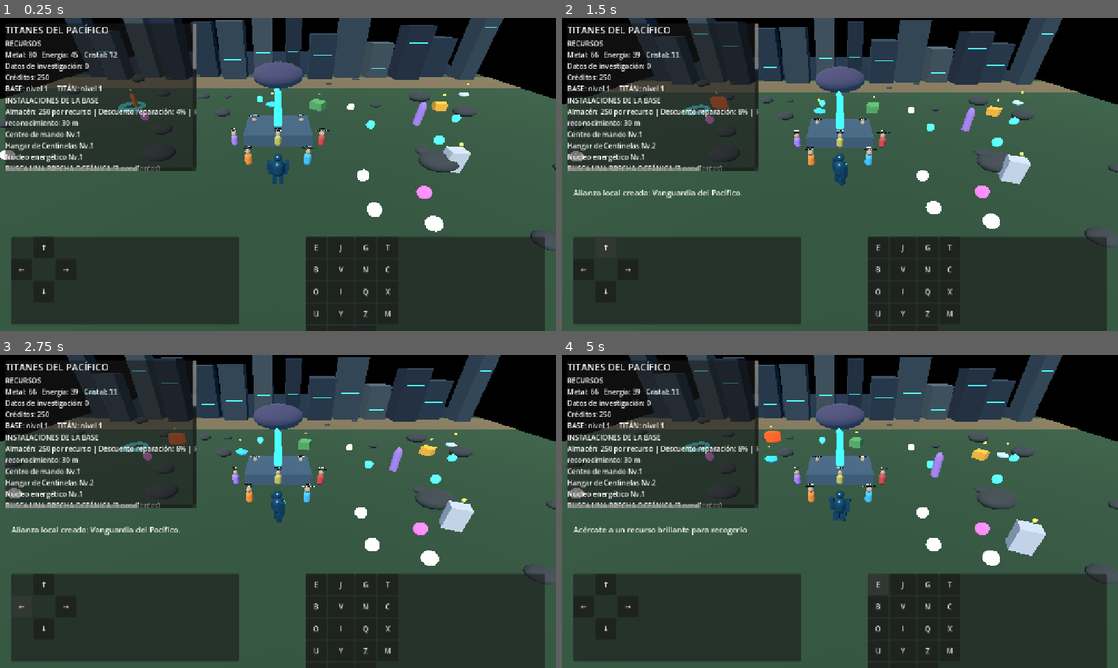
Above: before the commit, frames 1-4 (two rows, left to right).
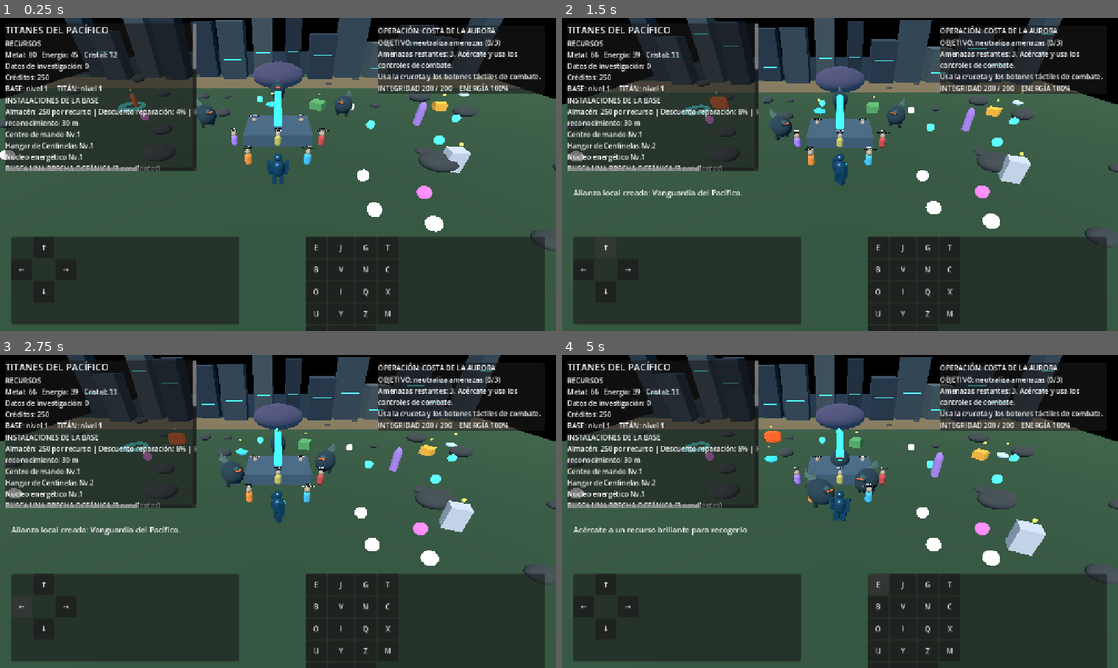
Above: after the commit, the same moments.

Repository: edwjacpinros2012-dev/Titanes-del-Pac-fico-
Game: Godot game, scene res://scenes/main.tscn
The game is run twice, just before and just after one commit, with the same random seed, the same clock (stepped at 60 frames per second) and the same inputs.
Inputs (mouse positions are in pixels of both pictures, inside the frame that each line leads up to):
- Up to frame 1 (0.25 s): no input
- Up to frame 2 (1.5 s): tap Enter at 0.5 s; move the mouse to (812, 237) at 0.52 s; hold N (base_upgrade_selected) 0.53-1.25 s; hold P (alliance_create) 0.53-1.25 s; click (812, 237) at 0.67 s; click "↑" at 1.25 s
- Up to frame 3 (2.75 s): click "←" at 2 s
- Up to frame 4 (5 s): click "→" at 2.75 s; click "↓" at 3.5 s; click "E" at 4.25 s

The runs differ from the first frame. In frame 1, 3.9% of the frame differs, in the area x 35-98%, y 2-36%; in frame 2, 3.7%; in frame 3, 3.7%; in frame 4, 4.0%, in the area x 43-98%, y 2-49%.
Error before the commit: Parse Error: Identifier "MISSION_ID" not declared in the current scope. (res://scripts/combat/field_combat_director.gd:64)

Commit message:
Declare field mission ID used by completion persistence

Diff:
--- a/scripts/combat/field_combat_director.gd
+++ b/scripts/combat/field_combat_director.gd
@@ -4,6 +4,7 @@
 signal mission_completed(reward: Dictionary)
 
 const KaijuScript = preload("res://scripts/combat/field_kaiju.gd")
+const MISSION_ID := "aurora_coast_first_deployment"
 const REQUIRED_DEFEATS := 3
 const COMPLETION_REWARD := {"metal": 20, "energia": 12}
 
